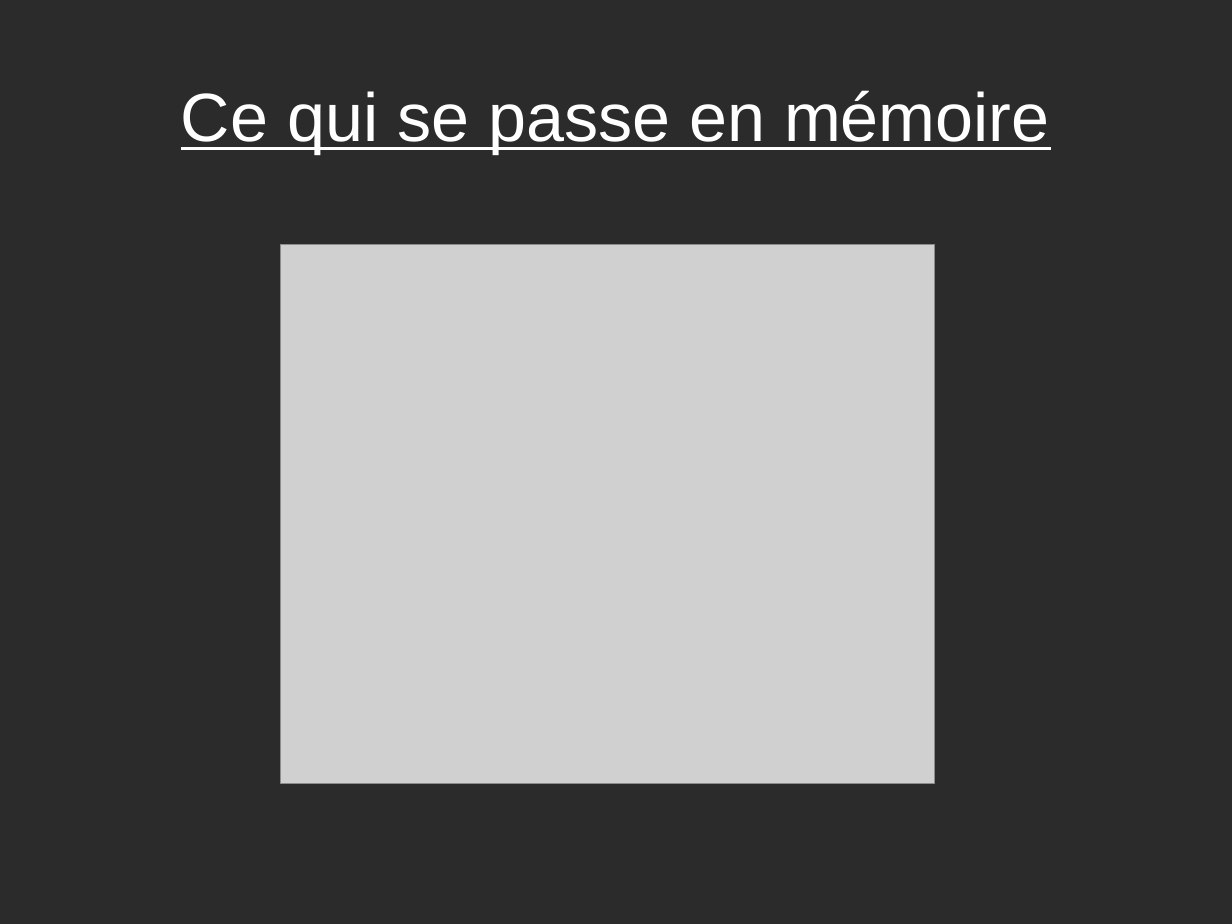
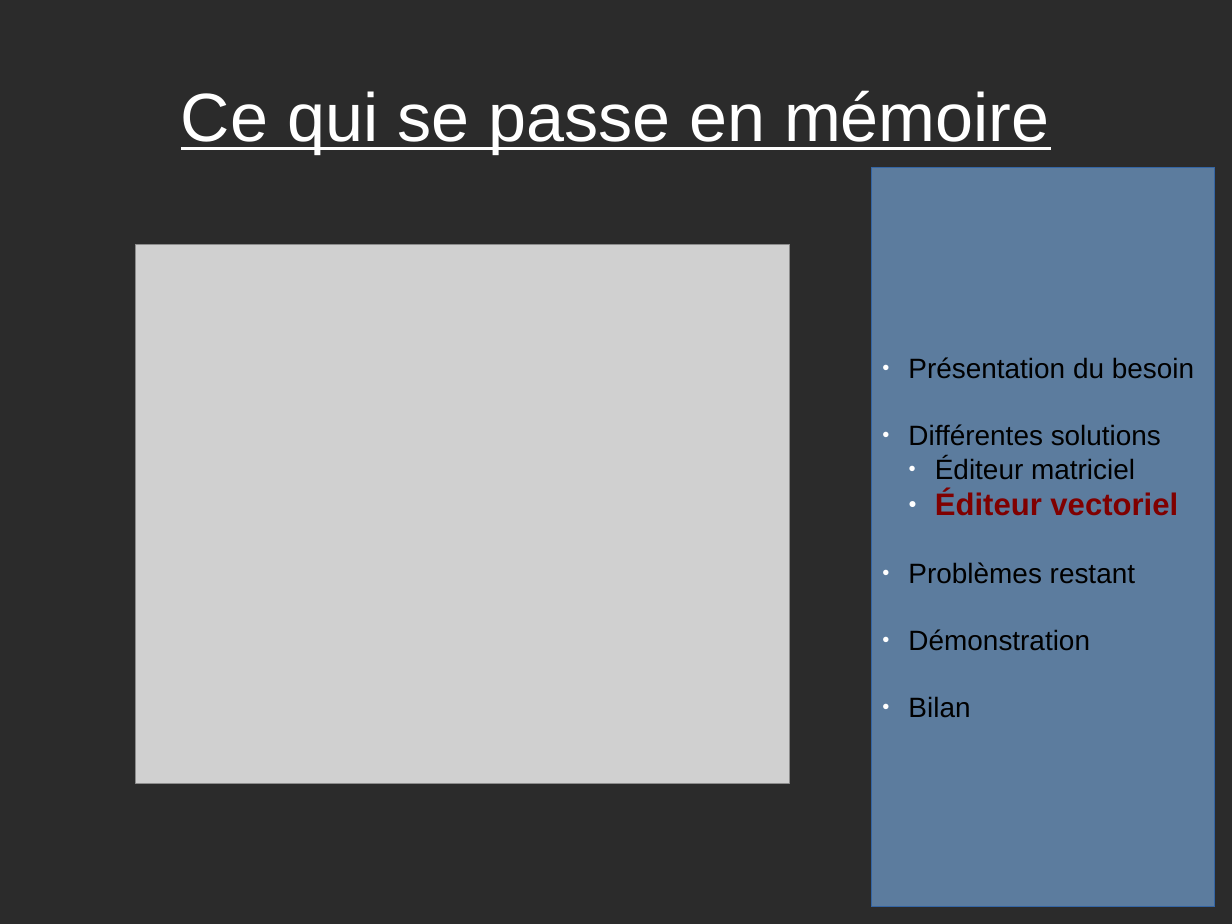
Before and after one commit to VisiteVirtuelle/-diteur-de-maison, a slide deck: slide 9 of Pour présentation/_Diapo de Projet.odp (slide 8 before the commit). Drawn at 1232x924 pixels with LibreOffice and Linux fonts; fonts in the diff are those of the drawing; grey boxes stand for pictures; background and template pictures are left out; a plain dark background stands for a picture behind light text. Boxes give left, top, right and bottom in pixels: in the first picture for what was removed or moved away, otherwise in the second. Text is boxed around its words. In the diff, an @@ line names an element or a change of style, - is before the commit and + after.

```diff
--- a/Pour présentation/_Diapo de Projet.odp
+++ b/Pour présentation/_Diapo de Projet.odp
@@ rectangle added at box(872, 168, 1215, 907), fill #729FCF at 70% opacity, outline #3465A4 0 pt, 18 pt, text #000000 @@
+● Présentation du besoin
+● Différentes solutions
+  ● Éditeur matriciel
+  ● Éditeur vectoriel
+● Problèmes restant
+● Démonstration
+● Bilan
@@ picture: place and size @@
-picture at box(281, 244, 935, 783)
+picture at box(135, 244, 789, 783)
```
Also in this commit, not shown: 7 other slides changed, 4 slides added, 2 slides removed, 1 other file.
